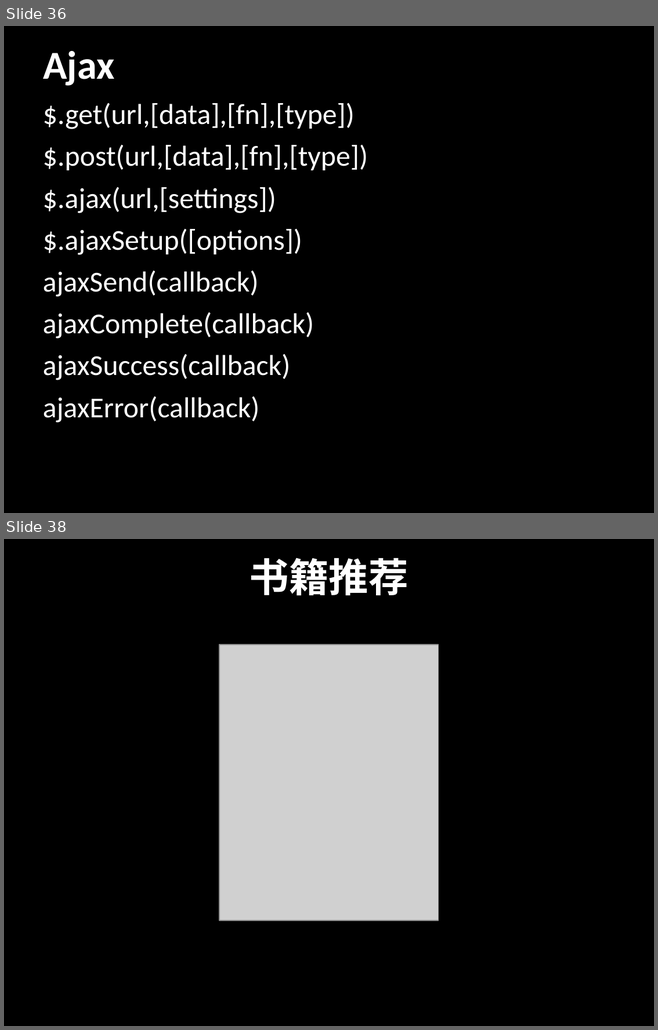
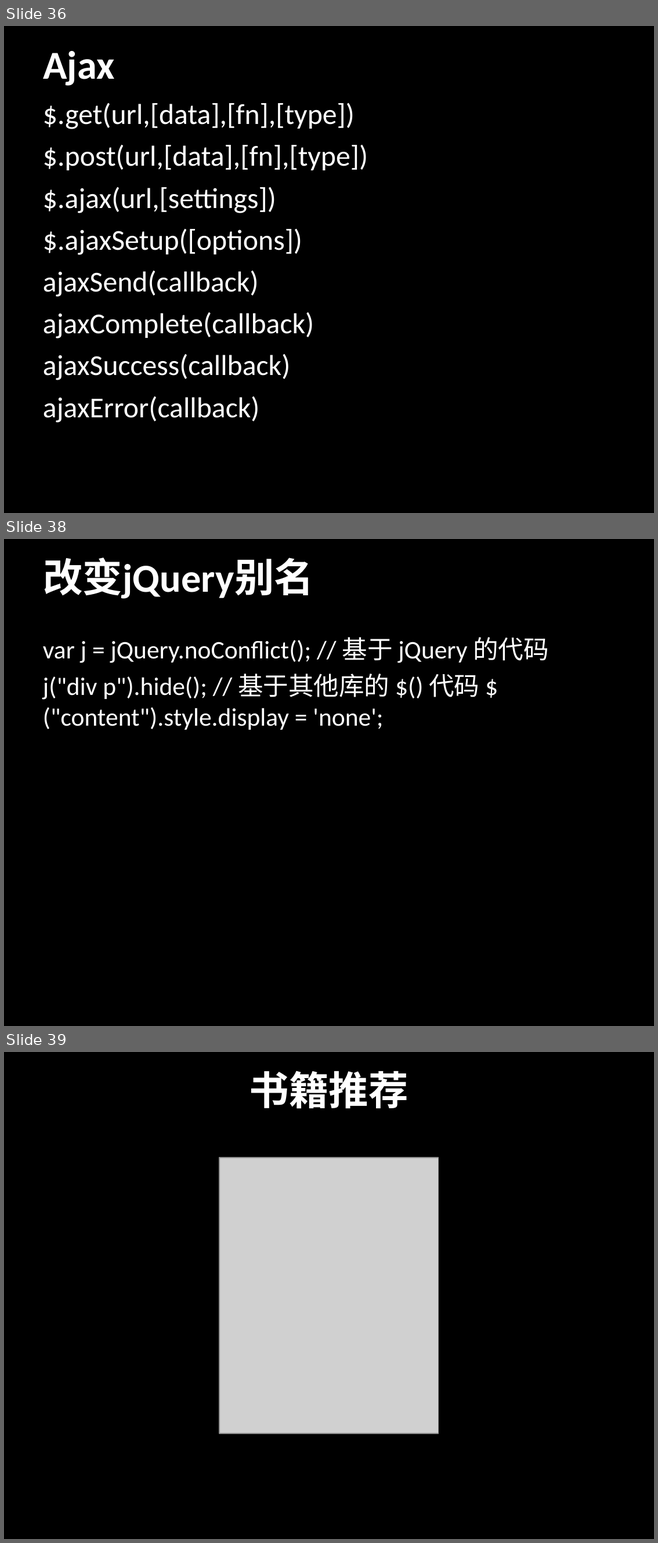
Before and after one commit to jianganglu/share-jquery-basic, a slide deck: jQuery基础应用.ppt. Shown one above the other, each under a label of ours: slides 36 and 38 before the commit, slides 36, 38 and 39 after it; the slides between them are not shown. The pictures are 658x1030 and 658x1543 pixels, drawn with LibreOffice and Linux fonts; fonts in the diff are those of the drawing; grey boxes stand for pictures. Boxes give left, top, right and bottom in pixels: in the first picture for what was removed or moved away, otherwise in the second. Text is boxed around its words. In the diff, an @@ line names an element or a change of style, - is before the commit and + after.

```diff
--- a/jQuery基础应用.ppt
+++ b/jQuery基础应用.ppt
@@ slide 38 added at [4, 539, 654, 1026], background #000000 @@
@@ title added at [43, 558, 314, 599], 44 pt, text #FFFFFF, bold @@
+改变jQuery别名
@@ text added at [43, 637, 549, 730], 28 pt, text #FFFFFF @@
+var j = jQuery.noConflict(); // 基于 jQuery 的代码
+j("div p").hide(); // 基于其他库的 $() 代码 $("content").style.display = 'none';
@@ what was slide 38 is now slide 39 @@
```
Also in this commit, not shown: 3 slides changed, 9 other files.
